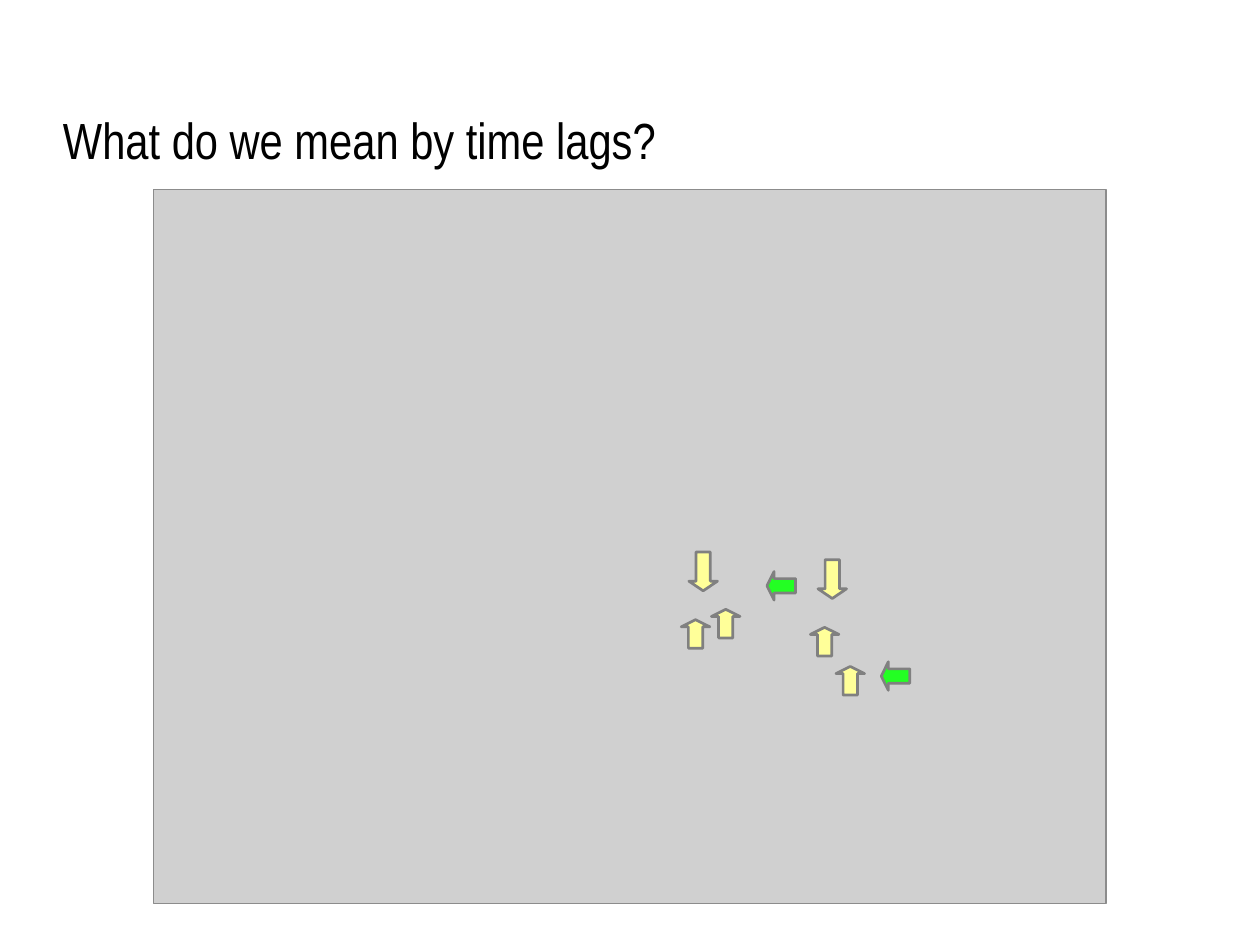
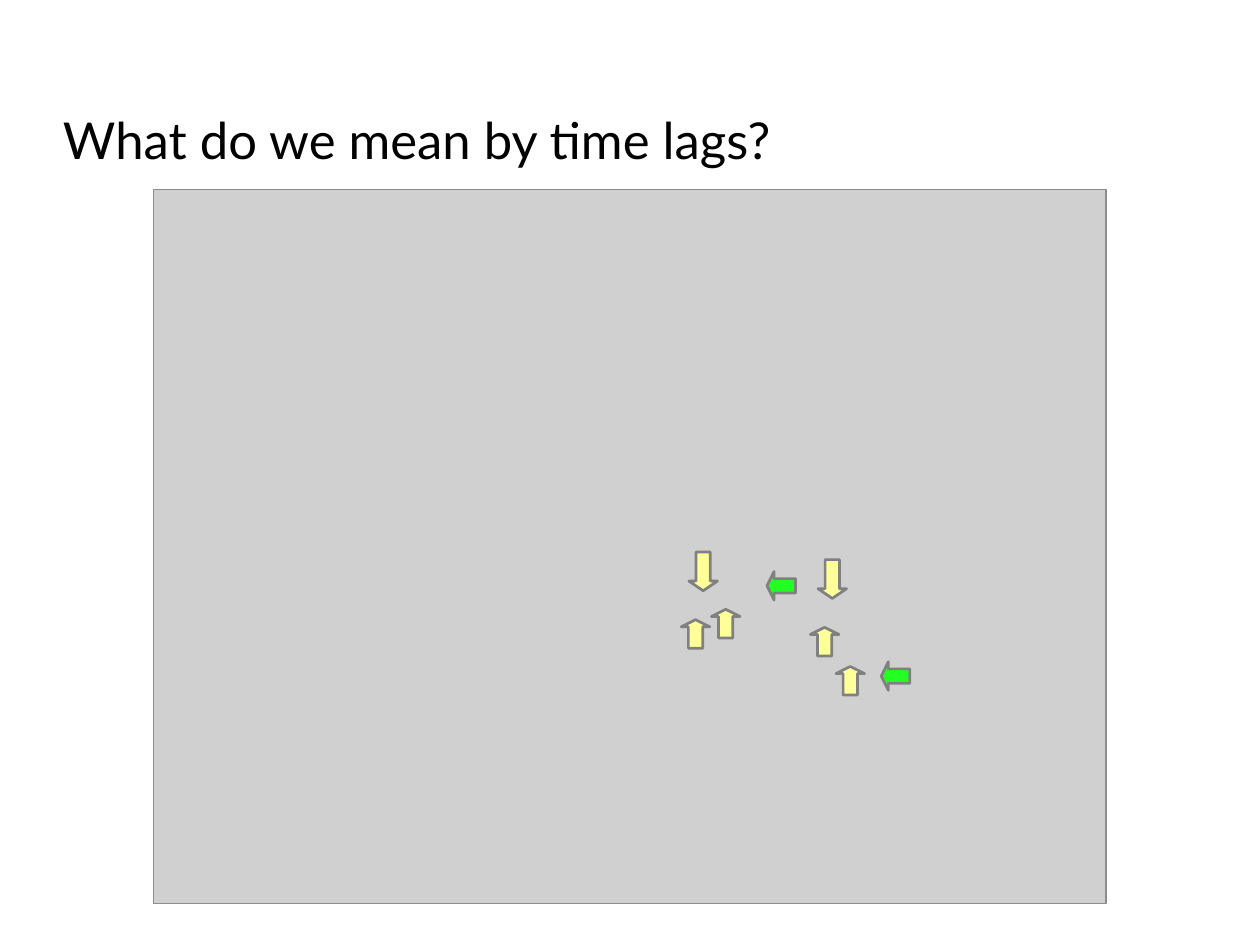
Before and after one commit to geneura/papers, a slide deck: slide 7 of 2013/ECTA-IJCCI_2013/lcor-ijcci-2013.odp. Drawn at 1260x945 pixels with LibreOffice and Linux fonts; fonts in the diff are those of the drawing; grey boxes stand for pictures; background and template pictures are left out. Boxes give left, top, right and bottom in pixels: in the first picture for what was removed or moved away, otherwise in the second. Text is boxed around its words. In the diff, an @@ line names an element or a change of style, - is before the commit and + after.

```diff
--- a/2013/ECTA-IJCCI_2013/lcor-ijcci-2013.odp
+++ b/2013/ECTA-IJCCI_2013/lcor-ijcci-2013.odp
@@ title "What do we mean by ..." at <box>63,121,771,168</box>: font Arial Narrow to Lato @@
```
Also in this commit, not shown: 11 other slides changed.
